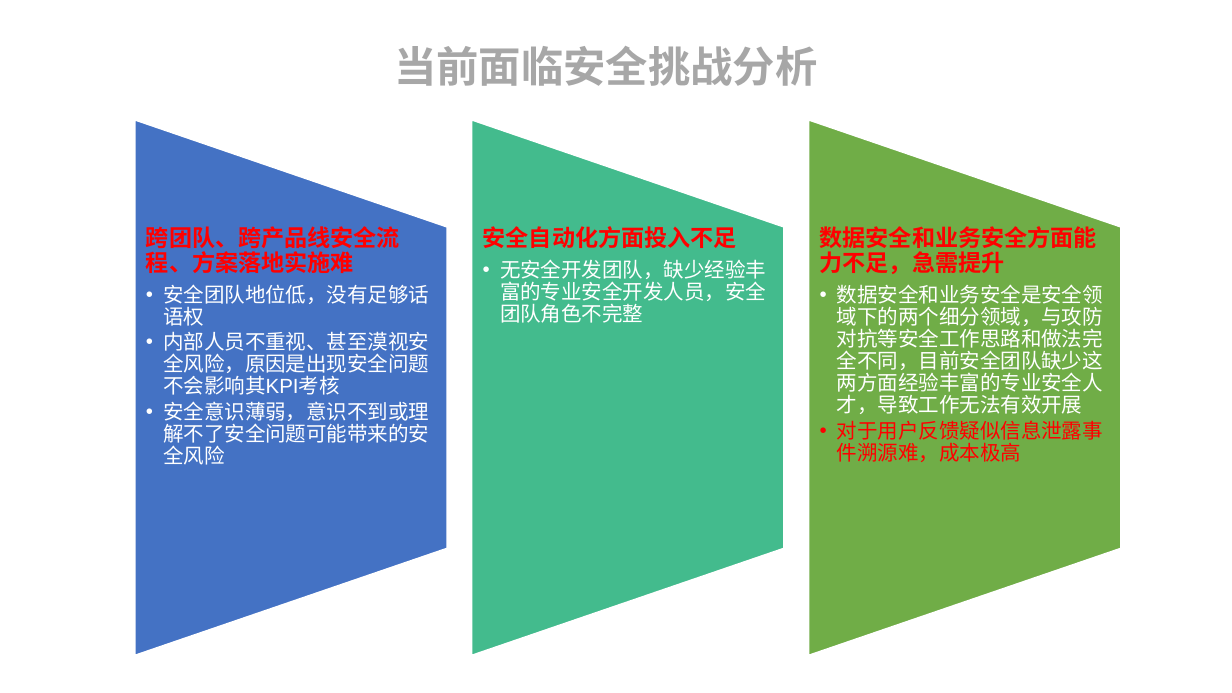
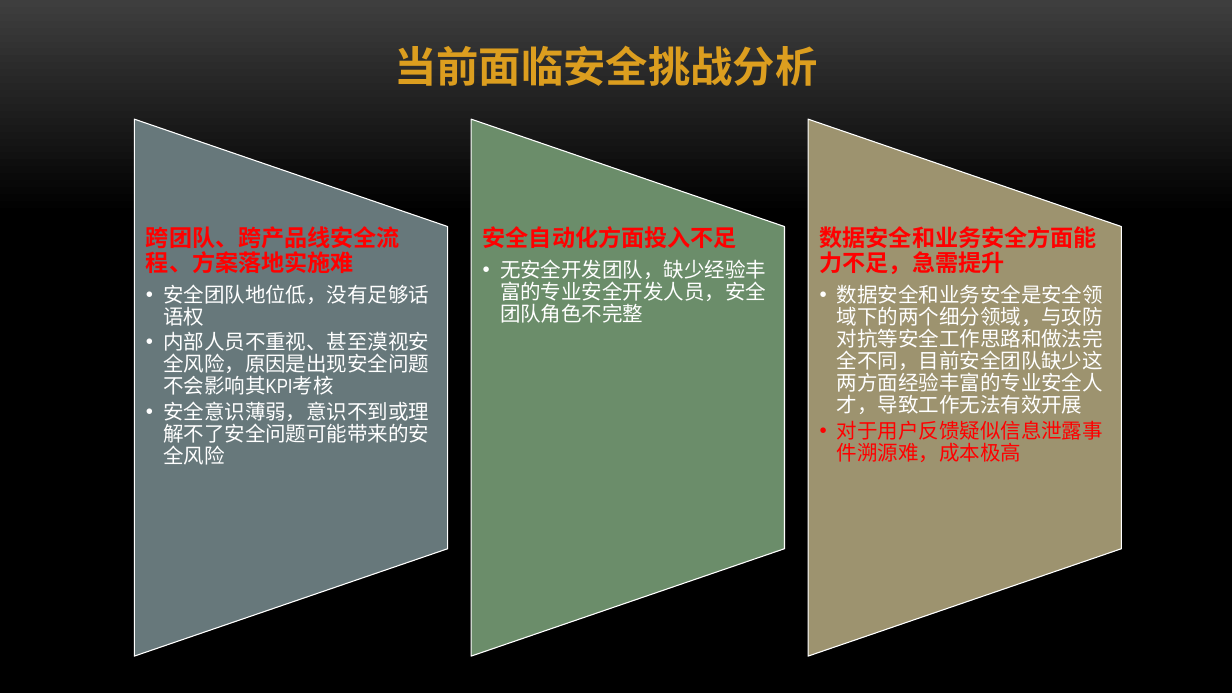
Before and after one commit to ym2011/SecurityMind, a slide deck: slide 5 of 互联网企业安全建设整体规划.pptx. Drawn at 1232x693 pixels with LibreOffice and Linux fonts; fonts in the diff are those of the drawing; background and template pictures are left out. Boxes give left, top, right and bottom in pixels: in the first picture for what was removed or moved away, otherwise in the second. Text is boxed around its words. In the diff, an @@ line names an element or a change of style, - is before the commit and + after.

Commit message:
信息安全管理
信息安全管理

```diff
--- a/互联网企业安全建设整体规划.pptx
+++ b/互联网企业安全建设整体规划.pptx
@@ background #FFFFFF to picture (left out) @@
@@ text "当前面临安全挑战分析" at [394,46,817,86]: text colour #A7A7A7 to #DC9E1F @@
@@ flow chart manual operation at [134,119,447,656]: fill #4472C4 to #67787B; outline #FFFFFF 2 pt to #FFFFFF 0.85 pt @@
@@ flow chart manual operation at [471,119,785,656]: fill #43BB8D to #6B8D6A; outline #FFFFFF 2 pt to #FFFFFF 0.85 pt @@
@@ flow chart manual operation at [809,119,1122,656]: fill #70AD47 to #9D936F; outline #FFFFFF 2 pt to #FFFFFF 0.85 pt @@
@@ font Arial to Arial Narrow in 3 elements at [146,226,429,465], [483,226,766,323], [820,226,1103,462] @@
```
Also in this commit, not shown: 27 other slides changed, 2 other files.
